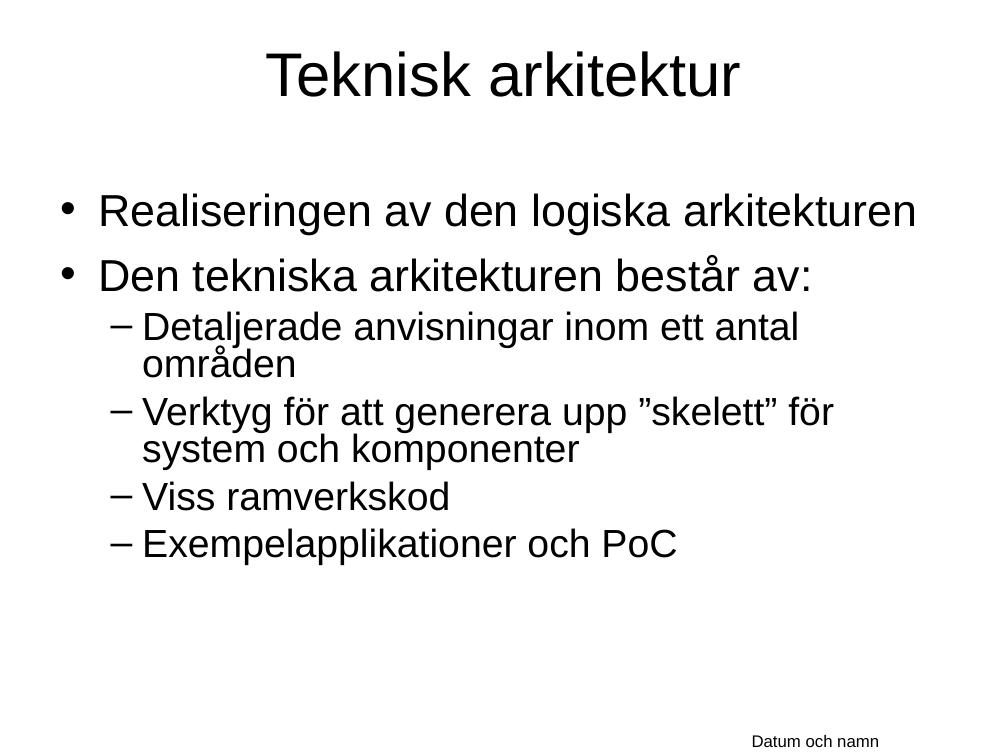
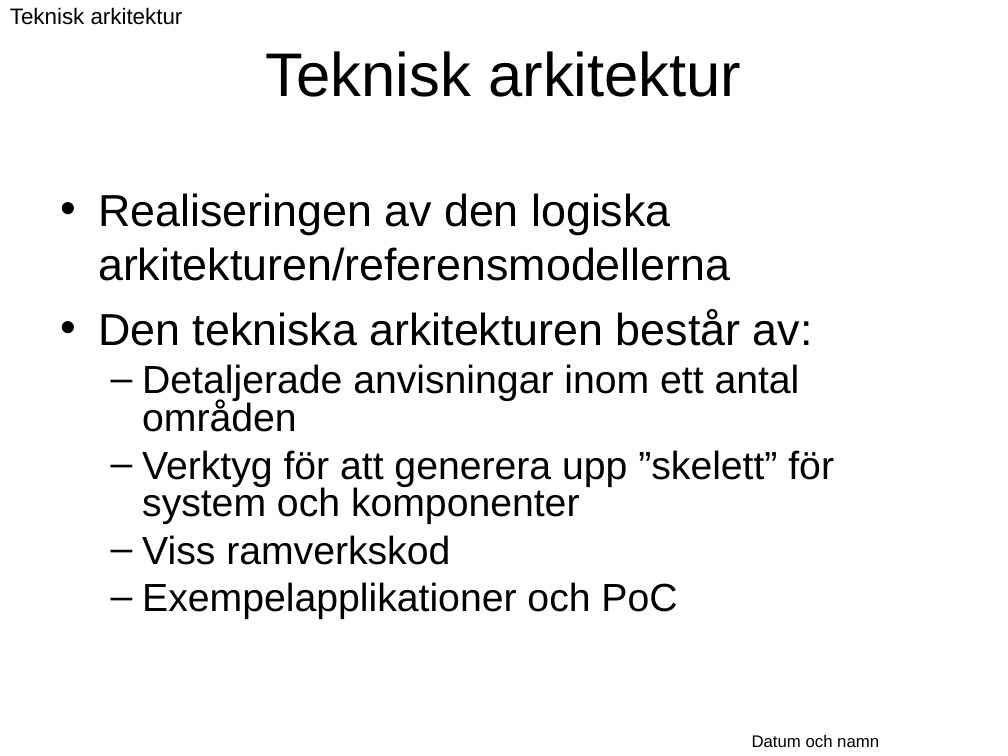
Before and after one commit to Vastra-Gotalandsregionen/oppna-program-hsatools, a slide deck: slide 39 of reference-architecture/Introduktion/Referensarkitektur_oversikt.ppt. Drawn at 1008x756 pixels with LibreOffice and Linux fonts; fonts in the diff are those of the drawing; background and template pictures are left out. Boxes give left, top, right and bottom in pixels: in the first picture for what was removed or moved away, otherwise in the second. Text is boxed around its words. In the diff, an @@ line names an element or a change of style, - is before the commit and + after.

```diff
--- a/reference-architecture/Introduktion/Referensarkitektur_oversikt.ppt
+++ b/reference-architecture/Introduktion/Referensarkitektur_oversikt.ppt
@@ text added at [10, 7, 183, 25], 16 pt, text #000000 @@
+Teknisk arkitektur
@@ text at [98, 193, 730, 281]: text changed @@
-• Realiseringen av den logiska arkitekturen
+• Realiseringen av den logiska arkitekturen/referensmodellerna
```
Also in this commit, not shown: 21 other slides changed.
